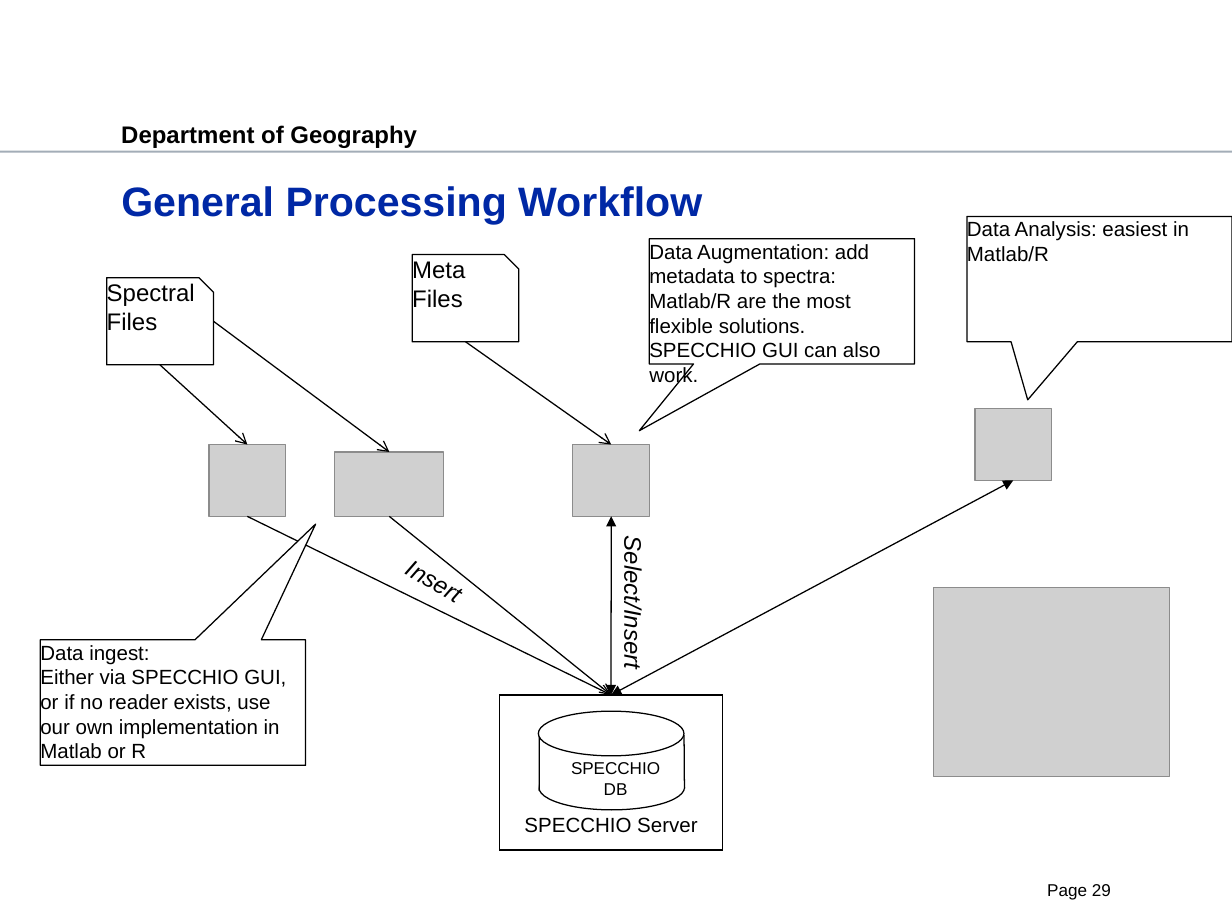
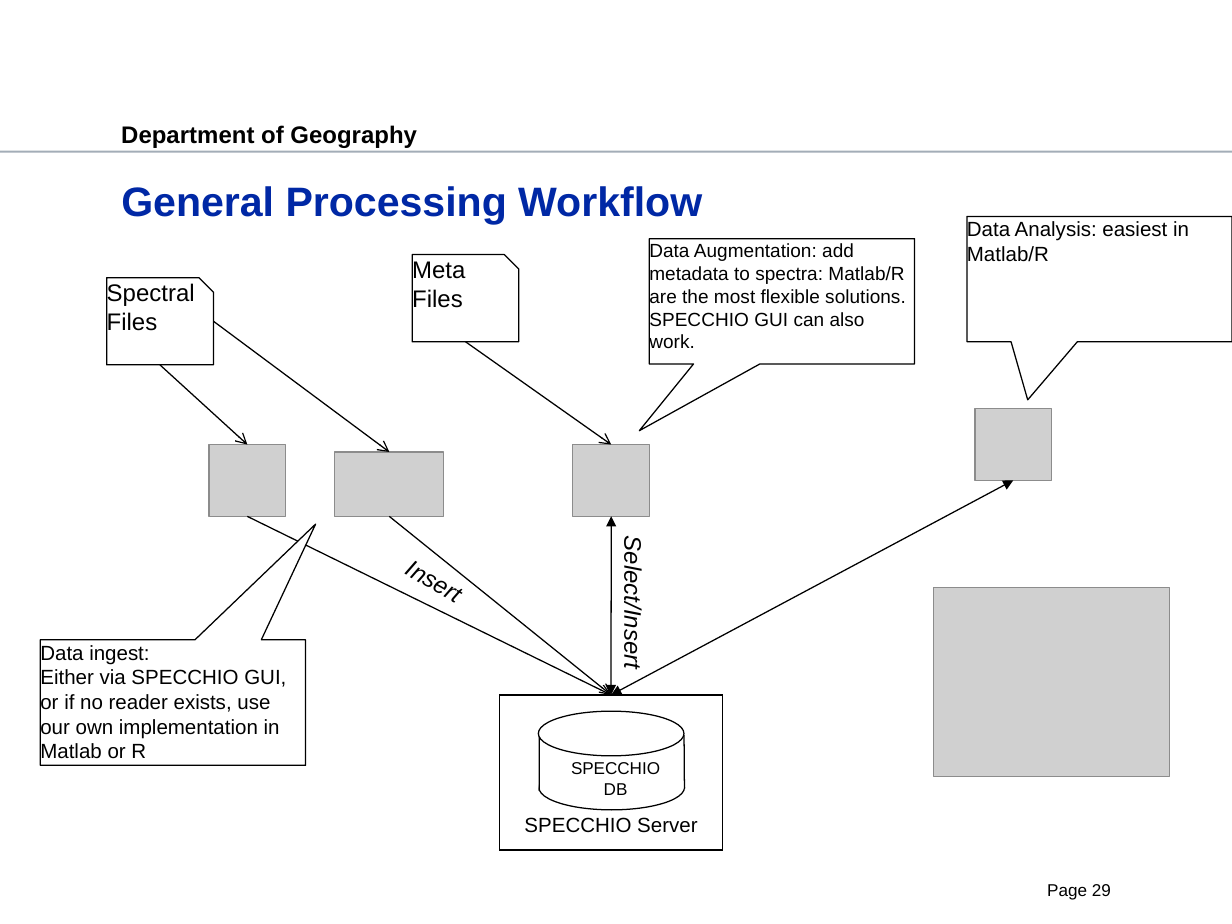
Before and after one commit to SPECCHIODB/Guides, a slide deck: slide 29 of Programming Course/Matlab_accessing_SPECCHIO.ppt. Drawn at 1232x924 pixels with LibreOffice and Linux fonts; fonts in the diff are those of the drawing; grey boxes stand for pictures; background and template pictures are left out. Boxes give left, top, right and bottom in pixels: in the first picture for what was removed or moved away, otherwise in the second. Text is boxed around its words. In the diff, an @@ line names an element or a change of style, - is before the commit and + after.

```diff
--- a/Programming Course/Matlab_accessing_SPECCHIO.ppt
+++ b/Programming Course/Matlab_accessing_SPECCHIO.ppt
@@ speech box "Data Augmentation: add metadata to ..." at (x1=649, y1=239, x2=914, y2=365): size 12 to 11.1 pt @@
```
Also in this commit, not shown: 1 other slide changed, 6 other files.
